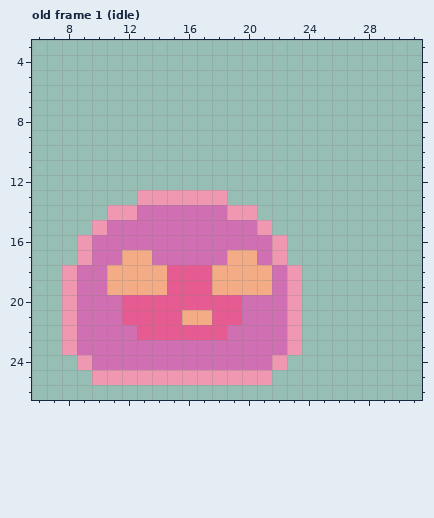
Pixel-art file -- Assets/Art/Player/slime.aseprite. The first picture shows the starting point.
32x32 pixels, 166 frames. Colours within 5 levels of each other are drawn and written as one. Shown: old frame 1 (idle): x 6..31, y 3..26. The commit also changed other frames, which this record leaves out.
After the commit:
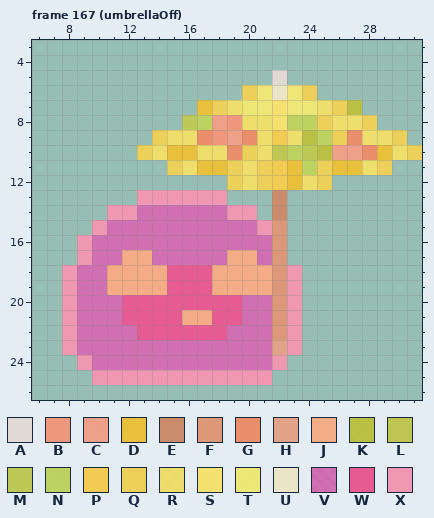
Palette (. is transparent): A #e1dad4  B #f39579f0  C #f49e85f0  D #f1c02ee6  E #cb8c6b  F #dc9879  G #f08b66f0  H #e3a388  J #f4ac86  K #bcc03df0  L #c0c652  M #bfca50f0  N #c1d35cf0  P #f2cb52  Q #f6d24fe6  R #f8e163e6  S #f4e170  T #f8ea70e6  U #eae5c7  V #e84db0b3  W #e65b92  X #f097b1
A new or re-ordered frame is compared with the old frame closest to it.
Diff:
frames 166 -> 174
--- frame 167 (umbrellaOff) is new; against old frame 1 (idle), layers "trail above", "tool", "trail below"
@@ x 6..31 @@
  4 ..........................
- 5 ..........................
- 6 ..........................
- 7 ..........................
- 8 ..........................
- 9 ..........................
-10 ..........................
-11 ..........................
-12 ..........................
-13 .......XXXXXX.............
-14 .....XXVVVVVVXX...........
-15 ....XVVVVVVVVVVX..........
-16 ...XVVVVVVVVVVVVX.........
-17 ...XVVJJVVVVVJJVX.........
-18 ..XVVJJJJWWWJJJJVX........
-19 ..XVVJJJJWWWJJJJVX........
-20 ..XVVVWWWWWWWWVVVX........
-21 ..XVVVWWWWJJWWVVVX........
-22 ..XVVVVWWWWWWVVVVX........
-23 ..XVVVVVVVVVVVVVVX........
+ 5 ................A.........
+ 6 ..............QTUTQ.......
+ 7 ...........DQRTTSTTRQK....
+ 8 ..........MNCBRRSNNQRRQ...
+ 9 ........QRRGBCGRPRKNQGRRQ.
+10 .......QRDDRRGQRLNMKCCGDRQ
+11 .........QRDDQRQPDNQDDRQ..
+12 .............QRQPDRQ......
+13 .......XXXXXX...E.........
+14 .....XXVVVVVVXX.E.........
+15 ....XVVVVVVVVVVXF.........
+16 ...XVVVVVVVVVVVVF.........
+17 ...XVVJJVVVVVJJVF.........
+18 ..XVVJJJJWWWJJJJFX........
+19 ..XVVJJJJWWWJJJJFX........
+20 ..XVVVWWWWWWWWVVFX........
+21 ..XVVVWWWWJJWWVVFX........
+22 ..XVVVVWWWWWWVVVFX........
+23 ..XVVVVVVVVVVVVVHX........
 24 ...XVVVVVVVVVVVVX.........
Where, in picture pixels (left, top, right, bottom), the same in both pictures:
changed: (137, 70, 422, 355)
